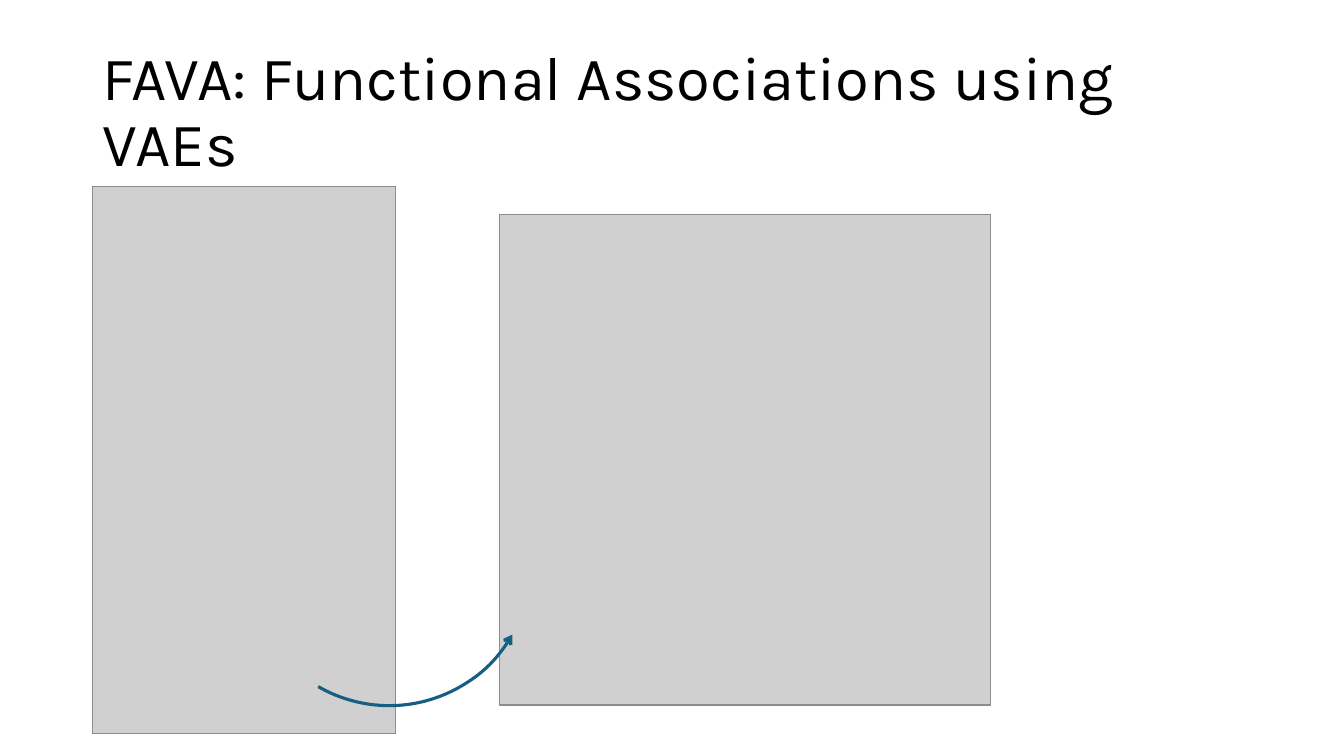
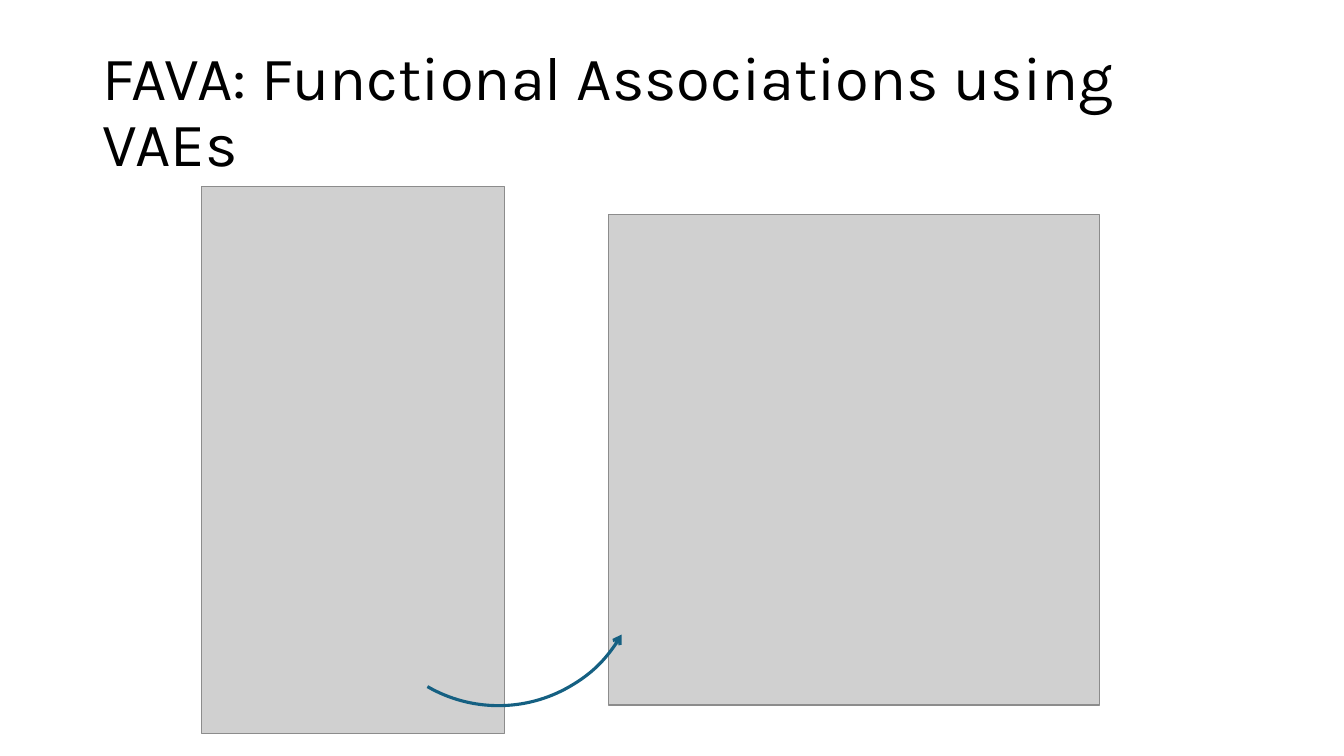
Before and after one commit to edircoli/taller-genbio, a slide deck: slide 32 of slides/byos_ppt.pptx. Drawn at 1344x756 pixels with LibreOffice and Linux fonts; fonts in the diff are those of the drawing; grey boxes stand for pictures. Boxes give left, top, right and bottom in pixels: in the first picture for what was removed or moved away, otherwise in the second. Text is boxed around its words. In the diff, an @@ line names an element or a change of style, - is before the commit and + after.

```diff
--- a/slides/byos_ppt.pptx
+++ b/slides/byos_ppt.pptx
@@ 2 pictures, 1 arc (boxed as its full ellipse): place and size @@
-2 pictures, 1 arc (boxed as its full ellipse) at <box>93,187,990,756</box>
+2 pictures, 1 arc (boxed as its full ellipse) at <box>202,187,1099,756</box>
```
Also in this commit, not shown: 1 other slide changed, 1 slide added.
